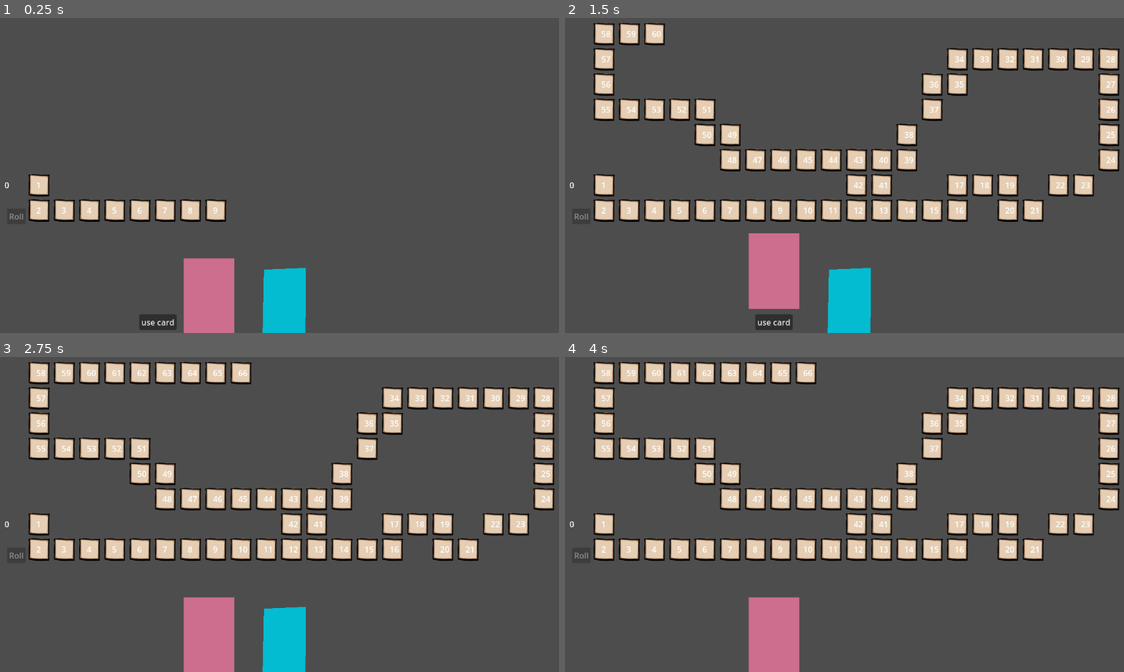
Above: before the commit, frames 1-4 (two rows, left to right).
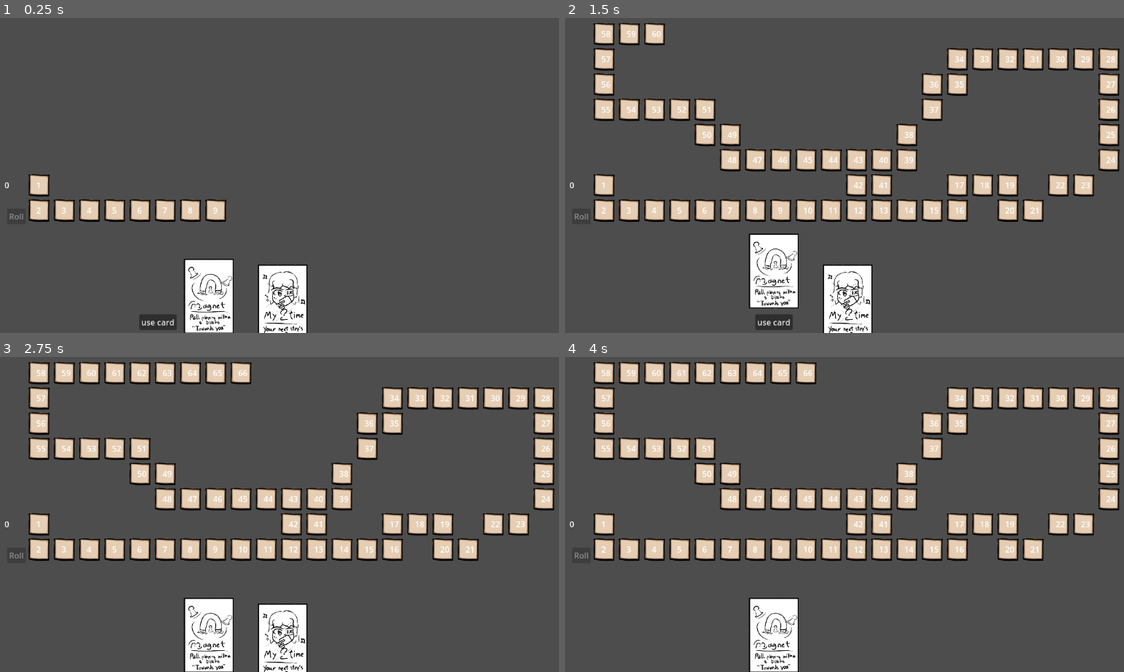
Above: after the commit, the same moments.

Repository: JJWithNoSauce/BandaiSnakeProject
Game: Godot game, scene res://scene/main.tscn
The game is run twice, just before and just after one commit, with the same random seed, the same clock (stepped at 60 frames per second) and the same inputs. This scene is started directly instead of the project's main scene.
Inputs (mouse positions are in pixels of both pictures, inside the frame that each line leads up to):
- Up to frame 1 (0.25 s): no input
- Up to frame 2 (1.5 s): click "use card" at 0.5 s; move the mouse to (771, 295) at 1.27 s; press the mouse at (771, 295) at 1.28 s
- Up to frame 3 (2.75 s): release the mouse at (206, 634) at 2 s; click "use card" at 2 s
- Up to frame 4 (4 s): tap Enter at 2.75 s; move the mouse to (850, 646) at 2.77 s; click (850, 646) at 2.85 s; click "use card" at 3.5 s

The runs differ from the first frame. In frame 1, 4.1% of the frame differs, in the area x 32-55%, y 76-100%; in frame 2, 4.1%, in the area x 32-55%, y 68-100%; in frame 3, 4.1%; in frame 4, 2.2%.
Error in both runs: Invalid type in function 'rpc_id' in base 'Callable'. Cannot convert argument 1 from Nil to int. (res://scripts/network/gameController.gd:39)

Commit message:
Applied card skin

Diff:
--- a/scene/card/cardMagnet.tscn
+++ b/scene/card/cardMagnet.tscn
@@ -1,9 +1,10 @@
-[gd_scene load_steps=6 format=3 uid="uid://cghgbi7wc6ltj"]
+[gd_scene load_steps=7 format=3 uid="uid://cghgbi7wc6ltj"]
 
 [ext_resource type="Script" path="res://scripts/card/cardMagnat.gd" id="1_q0k73"]
 [ext_resource type="PackedScene" uid="uid://bna34vu8s5tj7" path="res://scene/component/game/comp_card_select.tscn" id="2_ty2o1"]
 [ext_resource type="PackedScene" uid="uid://bv6cgigw0e80b" path="res://scene/component/game/comp_select_allInRange.tscn" id="3_ik82p"]
 [ext_resource type="PackedScene" uid="uid://btmld4yfktbs4" path="res://scene/component/game/comp_action_walk.tscn" id="4_f36fn"]
+[ext_resource type="Texture2D" uid="uid://bbafy8hpmvl4r" path="res://asset/card4.png" id="5_1qwiw"]
 
 [sub_resource type="RectangleShape2D" id="RectangleShape2D_heg6y"]
 size = Vector2(492.611, 150)
@@ -13,6 +14,7 @@
 script = ExtResource("1_q0k73")
 
 [node name="Polygon2D" type="Polygon2D" parent="."]
+visible = false
 z_index = 1
 position = Vector2(-0.952883, -2.51785)
 scale = Vector2(1.43811, 0.261674)
@@ -30,4 +32,10 @@
 
 [node name="CompActionWalk" parent="." instance=ExtResource("4_f36fn")]
 
+[node name="Card4" type="Sprite2D" parent="."]
+position = Vector2(1.06781, -24.4594)
+scale = Vector2(1.68254, 0.306162)
+texture = ExtResource("5_1qwiw")
+flip_h = true
+
 [connection signal="selectPlayer" from="comp_select_allInRange" to="." method="_on_comp_select_all_in_range_select_player"]
--- a/scene/card/cardMyTime.tscn
+++ b/scene/card/cardMyTime.tscn
@@ -1,9 +1,10 @@
-[gd_scene load_steps=6 format=3 uid="uid://bke45wk4a2klh"]
+[gd_scene load_steps=7 format=3 uid="uid://bqsn8lfmgppj8"]
 
 [ext_resource type="PackedScene" uid="uid://bna34vu8s5tj7" path="res://scene/component/game/comp_card_select.tscn" id="1_oxucl"]
 [ext_resource type="Script" path="res://scripts/card/cardMyTime.gd" id="1_pmud1"]
 [ext_resource type="PackedScene" uid="uid://dv8hgmcpchcax" path="res://scene/component/game/comp_select_self.tscn" id="1_rtydj"]
-[ext_resource type="PackedScene" uid="uid://ds4waxpukap80" path="res://scene/component/game/comp_action_walkInRoll.tscn" id="2_840p1"]
+[ext_resource type="PackedScene" path="res://scene/component/game/comp_action_walkInRoll.tscn" id="2_840p1"]
+[ext_resource type="Texture2D" uid="uid://clgvu2ket71uv" path="res://asset/card2.png" id="5_lvoro"]
 
 [sub_resource type="RectangleShape2D" id="RectangleShape2D_oxfg4"]
 size = Vector2(88, 158)
@@ -27,4 +28,9 @@
 color = Color(0.0196078, 0.737255, 0.823529, 1)
 polygon = PackedVector2Array(-66, -113, -71, 113, 69.0459, 114.358, 71, -118)
 
+[node name="Card2" type="Sprite2D" parent="."]
+position = Vector2(-3.99998, -5.49999)
+scale = Vector2(0.34, 0.338)
+texture = ExtResource("5_lvoro")
+
 [connection signal="selectPlayer" from="CompSelectSelf" to="." method="_on_comp_select_self_select_player"]
--- a/scene/player.tscn
+++ b/scene/player.tscn
@@ -48,7 +48,7 @@
 shape = SubResource("CapsuleShape2D_eeog5")
 
 [node name="pSprite" type="AnimatedSprite2D" parent="."]
-position = Vector2(3, -3)
+position = Vector2(-11, -26)
 sprite_frames = SubResource("SpriteFrames_e1pjn")
 
 [node name="Polygon2D" type="Polygon2D" parent="."]
